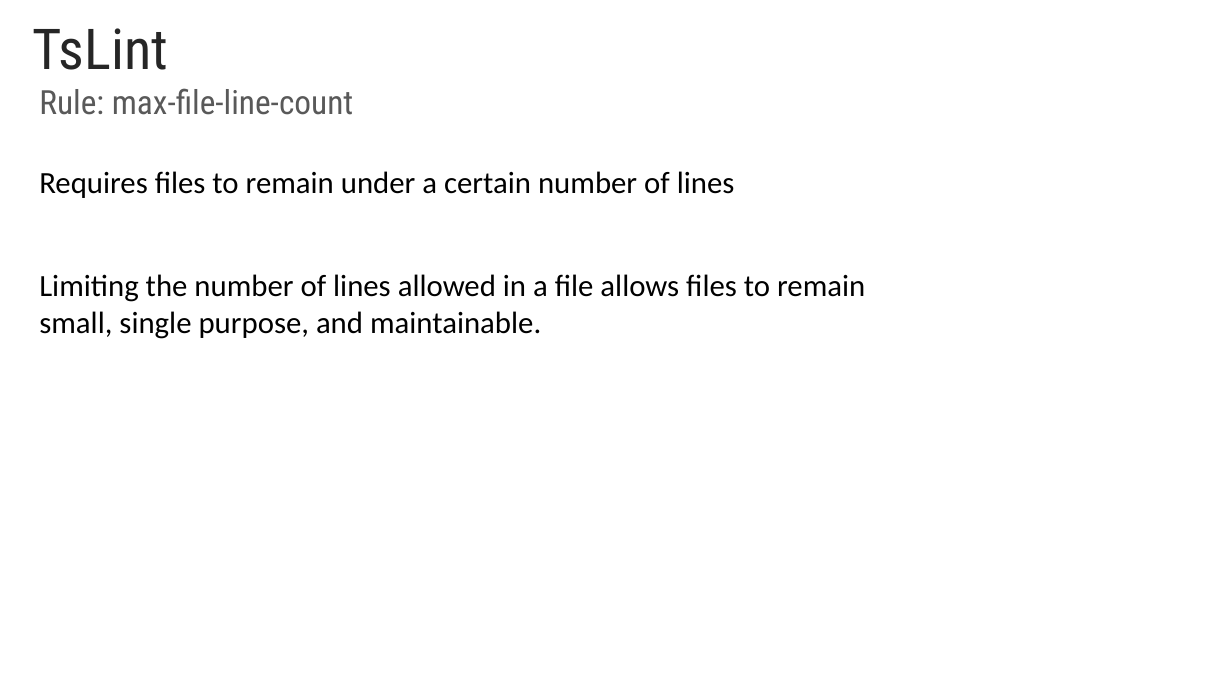
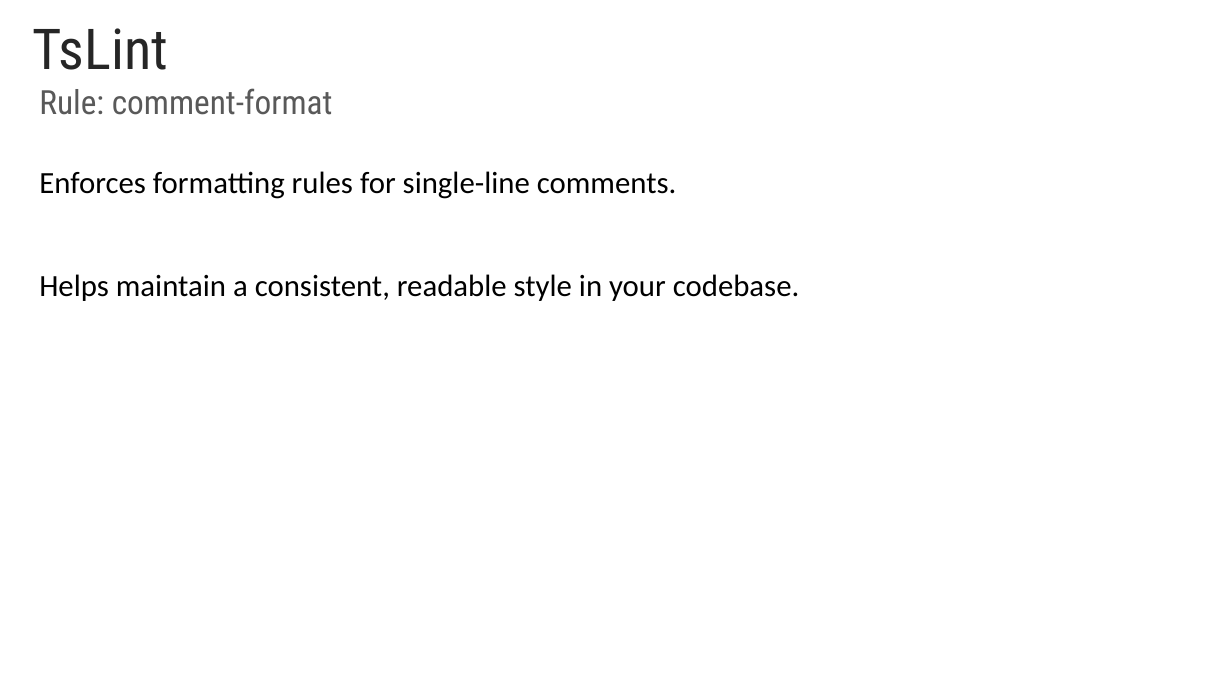
Before and after one commit to rached193/AngularWorkshop-20181116, a slide deck: slide 19 of 01_best_practices/01_best_practices.pptx (slide 15 before the commit). Drawn at 1232x693 pixels with LibreOffice and Linux fonts; fonts in the diff are those of the drawing; background and template pictures are left out. Boxes give left, top, right and bottom in pixels: in the first picture for what was removed or moved away, otherwise in the second. Text is boxed around its words. In the diff, an @@ line names an element or a change of style, - is before the commit and + after.

```diff
--- a/01_best_practices/01_best_practices.pptx
+++ b/01_best_practices/01_best_practices.pptx
@@ text at bbox=[39, 88, 333, 115]: text changed @@
-Rule: max-file-line-count
+Rule: comment-format
@@ text at bbox=[39, 171, 677, 199]: text changed @@
-Requires files to remain under a certain number of lines
+Enforces formatting rules for single-line comments.
@@ text at bbox=[39, 274, 800, 301]: text changed @@
-Limiting the number of lines allowed in a file allows files to remain small, single purpose, and maintainable.
+Helps maintain a consistent, readable style in your codebase.
```
Also in this commit, not shown: 6 other slides changed, 6 slides added, 4 slides removed.
